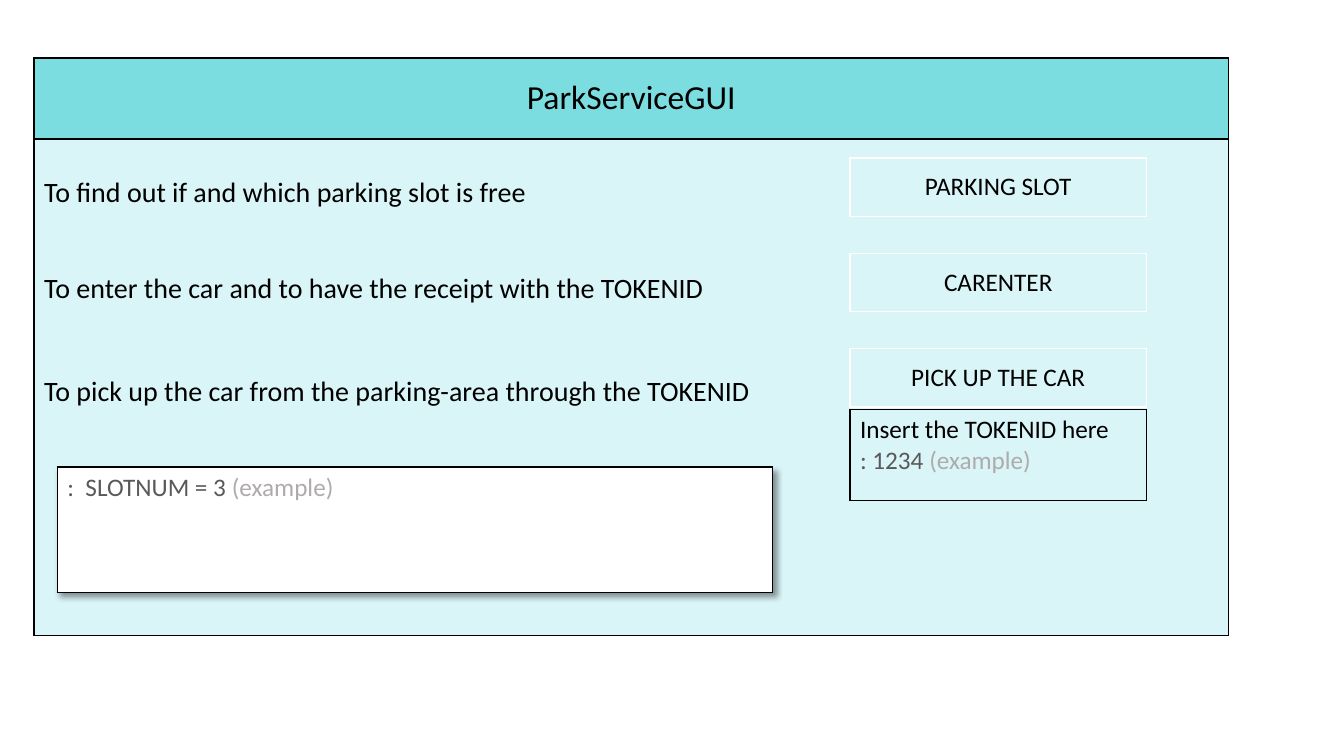
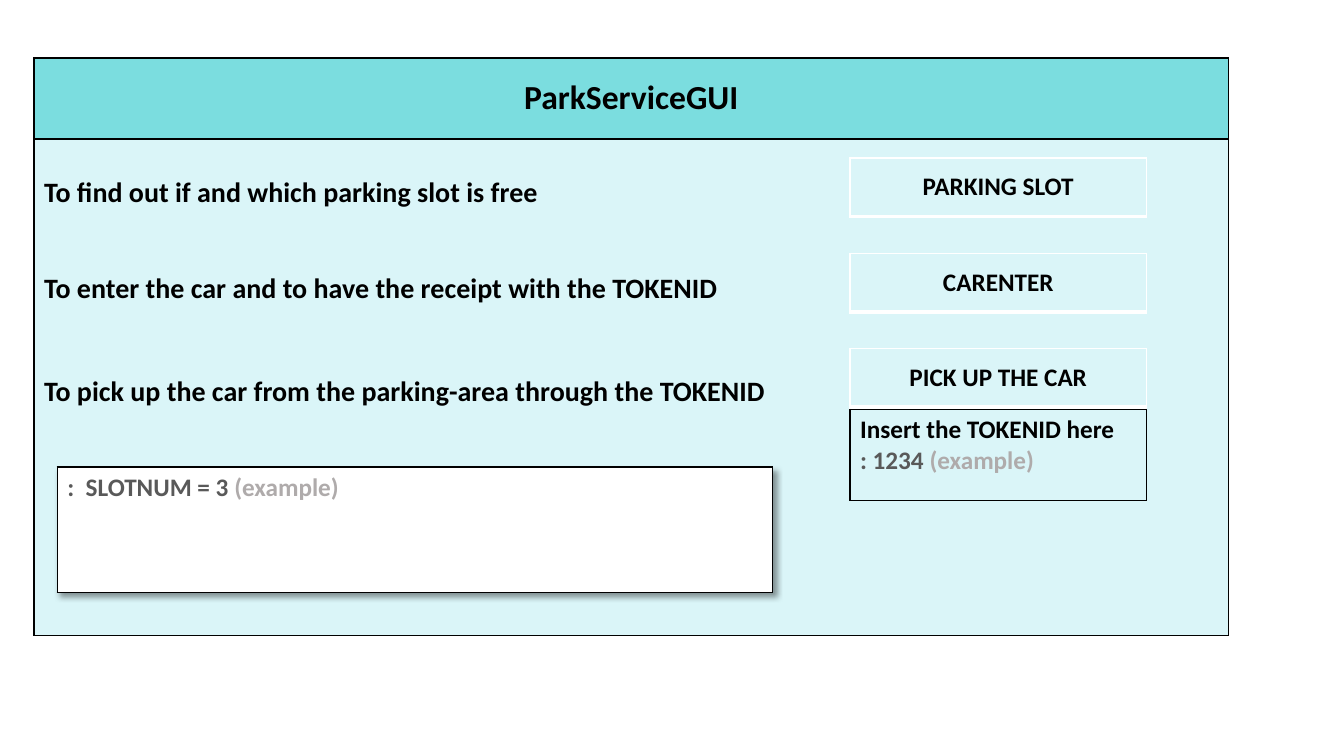
Before and after one commit to JackFantaz/FantazziniGiacomoIss, a slide deck: slide 3 of FinalTask/userDocs/img/Presentazione standard1.pptx. Drawn at 1344x756 pixels with LibreOffice and Linux fonts; fonts in the diff are those of the drawing. Boxes give left, top, right and bottom in pixels: in the first picture for what was removed or moved away, otherwise in the second. Text is boxed around its words. In the diff, an @@ line names an element or a change of style, - is before the commit and + after.

```diff
--- a/FinalTask/userDocs/img/Presentazione standard1.pptx
+++ b/FinalTask/userDocs/img/Presentazione standard1.pptx
@@ table at <box>34,58,1229,139</box> @@
@@ bold on @@
@@ table at <box>34,140,1229,636</box> @@
@@ bold on @@
@@ table at <box>850,158,1146,217</box> @@
@@ bold on @@
@@ table at <box>850,253,1146,312</box> @@
@@ bold on @@
@@ table at <box>850,349,1146,407</box> @@
@@ bold on @@
@@ table at <box>850,409,1146,500</box> @@
@@ bold on @@
@@ table at <box>57,467,773,593</box> @@
@@ bold on @@
```
Also in this commit, not shown: 1 other slide changed, 1 other file.
